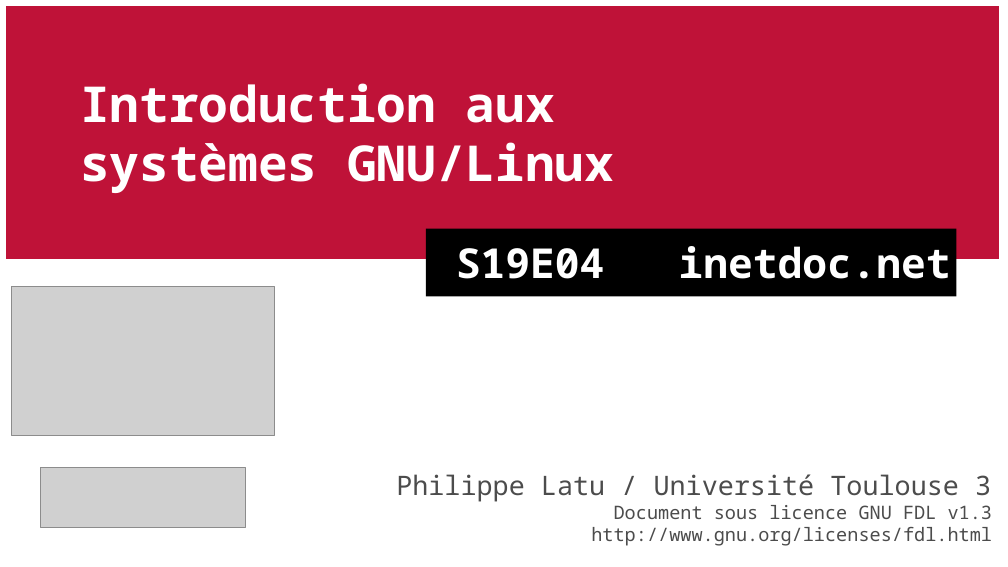
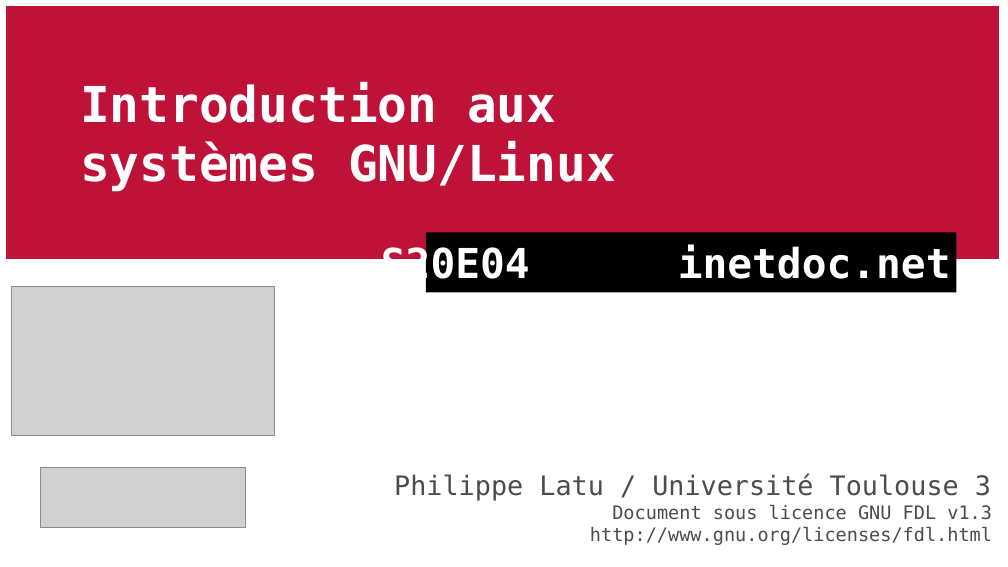
Before and after one commit to platu/inetdoc, a slide deck: slide 1 of presentations/sysadm-base-4/sysadm-base-4.odp. Drawn at 1008x567 pixels with LibreOffice and Linux fonts; fonts in the diff are those of the drawing; grey boxes stand for pictures. Boxes give left, top, right and bottom in pixels: in the first picture for what was removed or moved away, otherwise in the second. Text is boxed around its words. In the diff, an @@ line names an element or a change of style, - is before the commit and + after.

Commit message:
Édition 2020 séance 4 introduction système

```diff
--- a/presentations/sysadm-base-4/sysadm-base-4.odp
+++ b/presentations/sysadm-base-4/sysadm-base-4.odp
@@ rectangle "Introduction aux" at (x1=6, y1=6, x2=1000, y2=259): font Noto Sans Mono to DejaVu Sans Mono @@
@@ rectangle "S20E04 inetdoc.net" resized from (x1=426, y1=229, x2=957, y2=296) to (x1=426, y1=232, x2=957, y2=292) @@
@@ text in rectangle at (x1=381, y1=245, x2=951, y2=288): text changed; font Noto Sans Mono to DejaVu Sans Mono @@
-S19E04 inetdoc.net
+S20E04 inetdoc.net
@@ text "Philippe Latu / Université Toulouse ..." at (x1=394, y1=474, x2=992, y2=545): font Noto Sans Mono to DejaVu Sans Mono @@
```
Also in this commit, not shown: 19 other slides changed, 5 slides added, 2 slides removed, 1 other file.
